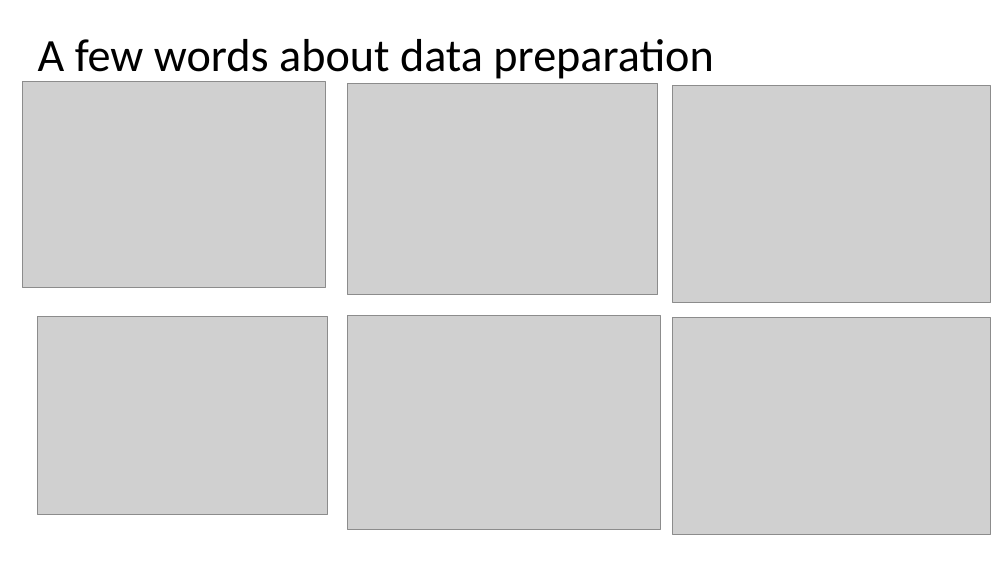
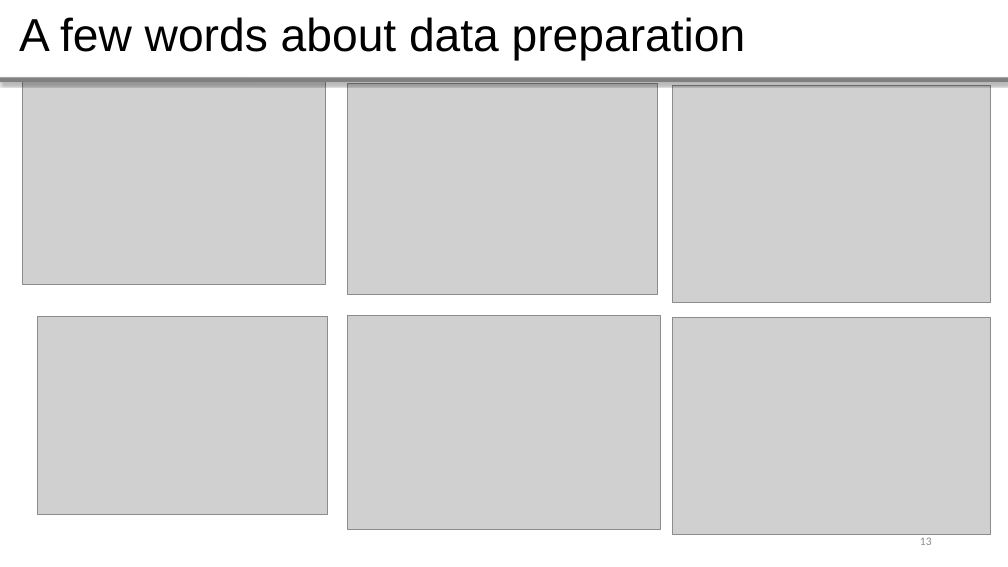
Before and after one commit to whiteRa2bit/cern_summer_project, a slide deck: slide 13 of Evaluating ECAL timing properties using test beam data.pptx. Drawn at 1008x567 pixels with LibreOffice and Linux fonts; fonts in the diff are those of the drawing; grey boxes stand for pictures. Boxes give left, top, right and bottom in pixels: in the first picture for what was removed or moved away, otherwise in the second. Text is boxed around its words. In the diff, an @@ line names an element or a change of style, - is before the commit and + after.

Commit message:
modify data preparation + hyperopt for smaller freq

```diff
--- a/Evaluating ECAL timing properties using test beam data.pptx
+++ b/Evaluating ECAL timing properties using test beam data.pptx
@@ text "A few words about data ...": place and size @@
-text "A few words about data ..." at <box>38,39,713,83</box>
+text "A few words about data ..." at <box>19,17,746,61</box>
@@ text "A few words about data ..." at <box>19,17,746,61</box>: font Calibri to Arial @@
@@ line added from (0, 79) to (1008, 79), #808080 4.51 pt @@
@@ page number added at <box>920,537,932,545</box>, 11 pt, text #8B8B8B @@
+13
```
Also in this commit, not shown: 16 other slides changed, 6 slides added, 6 slides removed, 31 other files.
